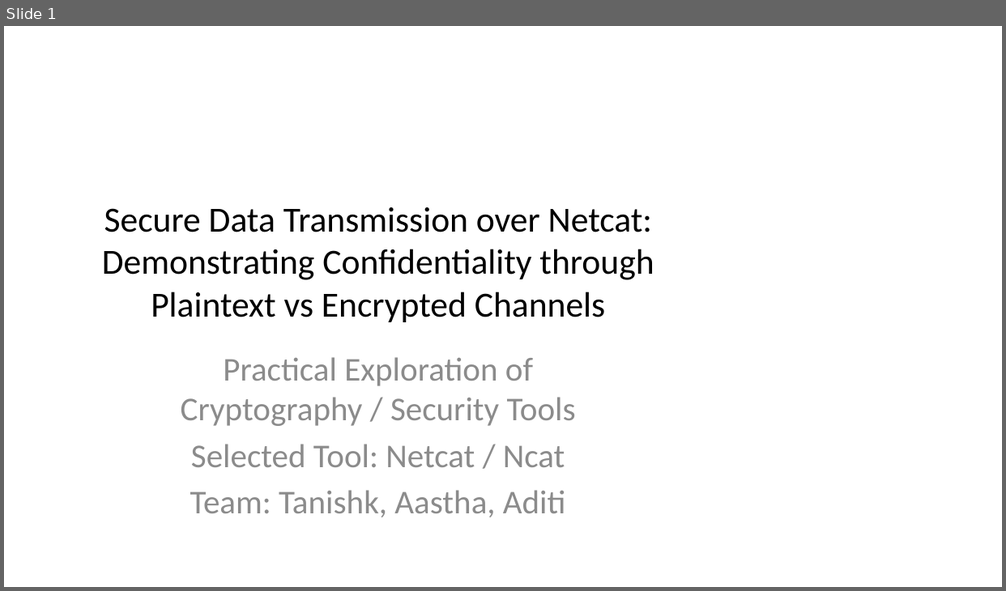
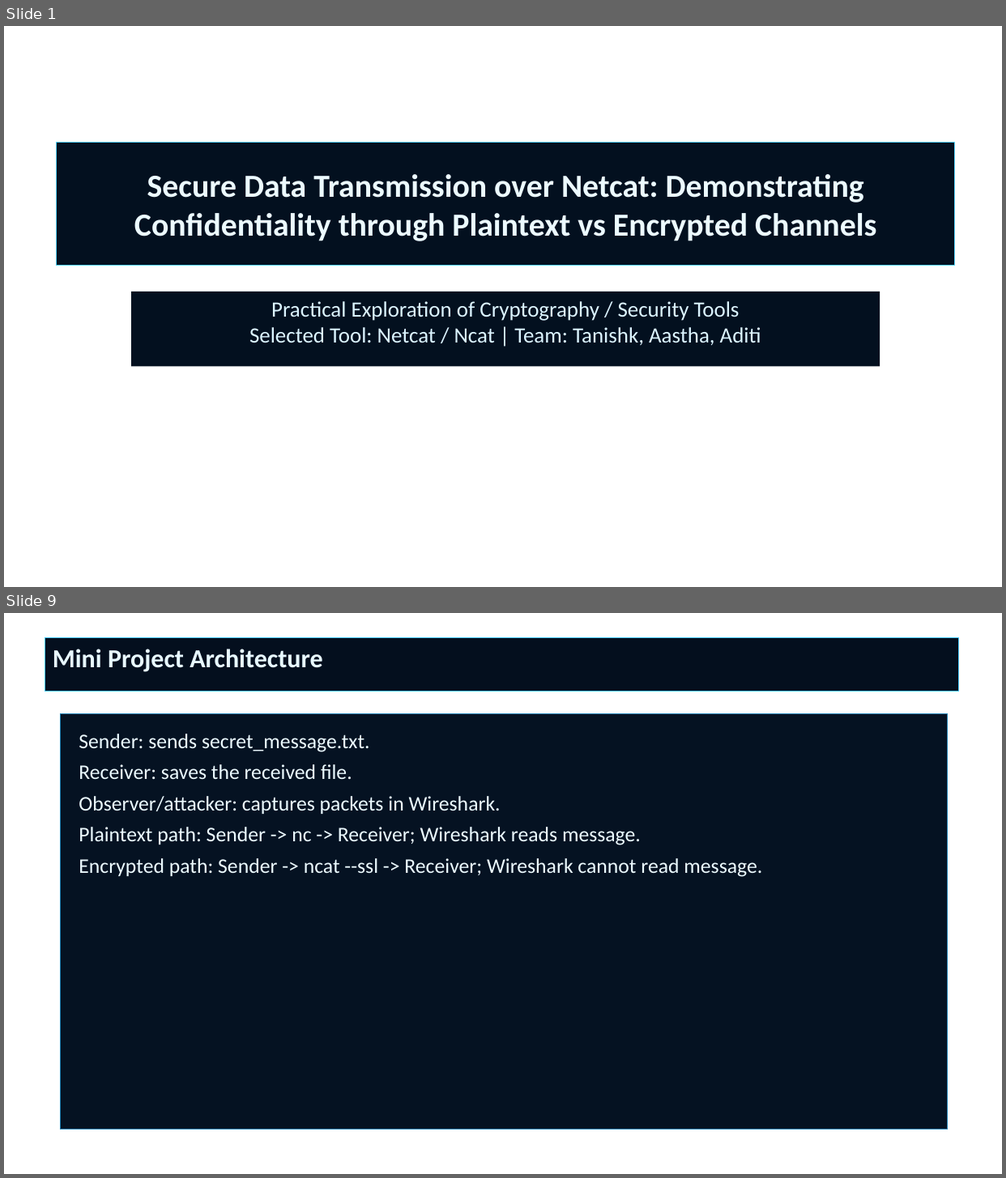
Before and after one commit to aastha2208/campussync-mobile, a slide deck: netcat_aat_project/Secure_Data_Transmission_over_Netcat_Presentation.pptx. Shown one above the other, each under a label of ours: slide 1 before the commit, slides 1 and 9 after it; the slides between them are not shown. The pictures are 1006x591 and 1006x1178 pixels, drawn with LibreOffice and Linux fonts; fonts in the diff are those of the drawing; background and template pictures are left out. Boxes give left, top, right and bottom in pixels: in the first picture for what was removed or moved away, otherwise in the second. Text is boxed around its words. In the diff, an @@ line names an element or a change of style, - is before the commit and + after.

```diff
--- a/netcat_aat_project/Secure_Data_Transmission_over_Netcat_Presentation.pptx
+++ b/netcat_aat_project/Secure_Data_Transmission_over_Netcat_Presentation.pptx
@@ slide 9 added at (4,613,1002,1174), background picture (left out) @@
@@ rectangle added at (45,637,958,692), fill #040F1E, outline #4BCDFF 0.75 pt, 25 pt, text #E8F8FF, bold @@
+Mini Project Architecture
@@ rectangle added at (60,714,948,1130), fill #051222, outline #2282B4 0.75 pt, 20 pt, text #ECFAFF @@
+Sender: sends secret_message.txt.
+Receiver: saves the received file.
+Observer/attacker: captures packets in Wireshark.
+Plaintext path: Sender -> nc -> Receiver; Wireshark reads message.
+Encrypted path: Sender -> ncat --ssl -> Receiver; Wireshark cannot read message.
@@ slide 1 changed as well @@
@@ rectangle "Secure Data Transmission over Netcat: ...": place and size @@
-rectangle "Secure Data Transmission over Netcat: ..." at (102,207,654,322)
+rectangle "Secure Data Transmission over Netcat: ..." at (57,142,955,266)
@@ rectangle "Secure Data Transmission over Netcat: ..." at (57,142,955,266): size 34 to 31 pt, text colour #000000 to #ECFAFF, bold on; fill none to #03101F; outline none to #57D7FF 0.75 pt @@
@@ rectangle "Practical Exploration of Cryptography / ...": place and size @@
-rectangle "Practical Exploration of Cryptography / ..." at (181,357,576,518)
+rectangle "Practical Exploration of Cryptography / ..." at (131,292,880,367)
@@ rectangle "Practical Exploration of Cryptography / ..." at (131,292,880,367): fill none to #03101F @@
@@ text in rectangle at (249,301,761,346): text changed; size 32 to 21 pt; text colour #8C8C8C to #DCF4FF @@
-Practical Exploration of Cryptography / Security Tools
-Selected Tool: Netcat / Ncat
-Team: Tanishk, Aastha, Aditi
+Practical Exploration of Cryptography / Security Tools
+Selected Tool: Netcat / Ncat | Team: Tanishk, Aastha, Aditi
```
Also in this commit, not shown: 7 other slides changed, 16 other slides added, 8 slides removed, 7 other files.
